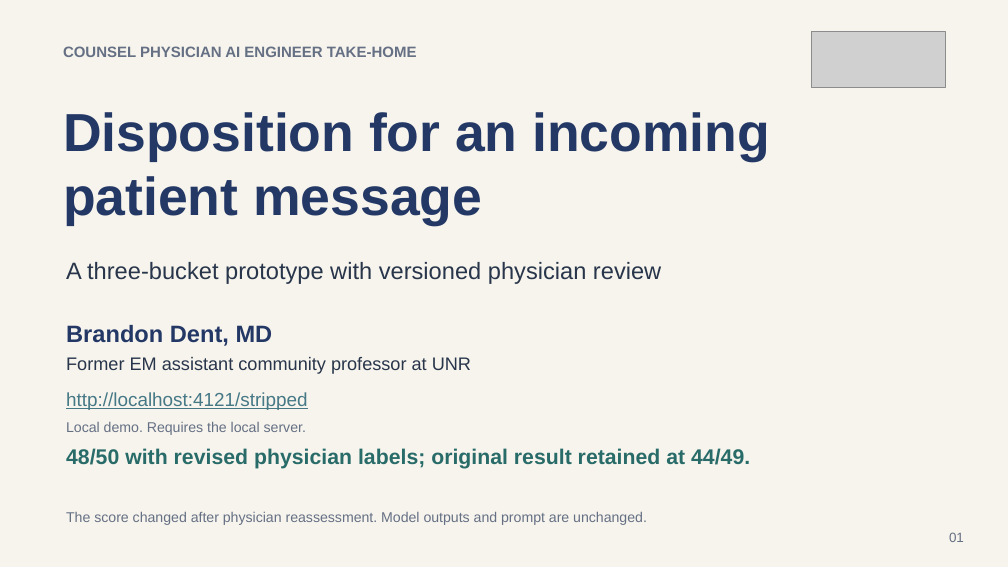
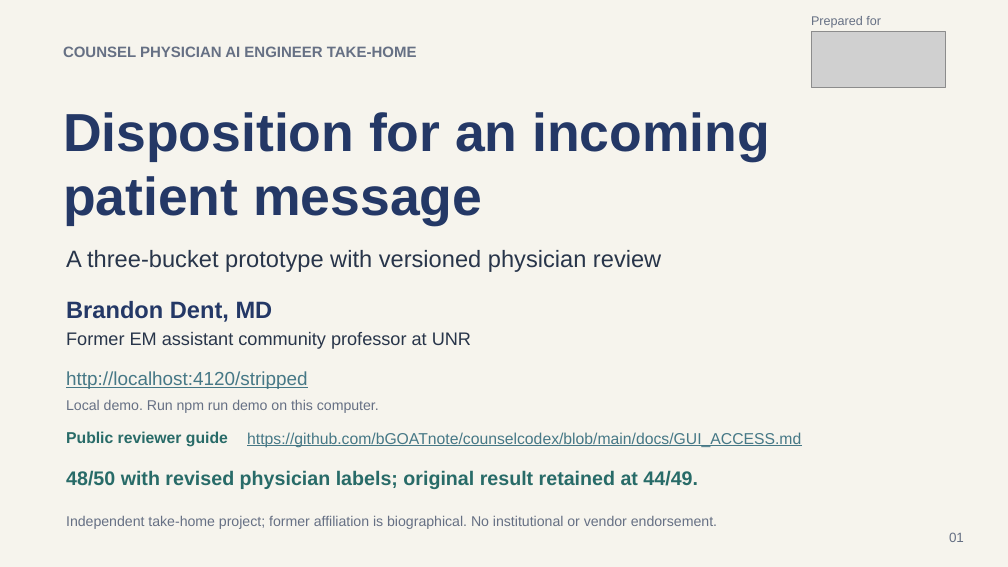
Before and after one commit to bGOATnote/counselcodex, a slide deck: slide 1 of output/submission-2026-09-15/counsel-disposition-take-home.pptx. Drawn at 1008x567 pixels with LibreOffice and Linux fonts; fonts in the diff are those of the drawing; grey boxes stand for pictures. Boxes give left, top, right and bottom in pixels: in the first picture for what was removed or moved away, otherwise in the second. Text is boxed around its words. In the diff, an @@ line names an element or a change of style, - is before the commit and + after.

Commit message:
Clarify demo access and independent project disclosures

```diff
--- a/output/submission-2026-09-15/counsel-disposition-take-home.pptx
+++ b/output/submission-2026-09-15/counsel-disposition-take-home.pptx
@@ text added at [811, 16, 881, 28], 12 pt, text #667084 @@
+Prepared for
@@ text "A three-bucket prototype with versioned ...": place and size @@
-text "A three-bucket prototype with versioned ..." at [66, 262, 661, 284]
+text "A three-bucket prototype with versioned ..." at [66, 250, 661, 272]
@@ text "Brandon Dent, MD": place and size @@
-text "Brandon Dent, MD" at [66, 325, 273, 346]
+text "Brandon Dent, MD" at [66, 301, 273, 322]
@@ text "Former EM assistant community professor ...": place and size @@
-text "Former EM assistant community professor ..." at [66, 357, 471, 374]
+text "Former EM assistant community professor ..." at [66, 332, 471, 349]
@@ text at [66, 371, 308, 389]: text changed @@
-http://localhost:4121/stripped
+http://localhost:4120/stripped
@@ text at [66, 400, 379, 413]: text changed @@
-Local demo. Requires the local server.
+Local demo. Run npm run demo on this computer.
@@ text added at [66, 431, 228, 447], 15 pt, text #286B68, bold @@
+Public reviewer guide
@@ text added at [247, 432, 801, 448], 15 pt, text #467886, underline @@
+https://github.com/bGOATnote/counselcodex/blob/main/docs/GUI_ACCESS.md
@@ text "48/50 with revised physician labels; ...": place and size @@
-text "48/50 with revised physician labels; ..." at [66, 448, 750, 469]
+text "48/50 with revised physician labels; ..." at [66, 470, 698, 489]
@@ text "48/50 with revised physician labels; ..." at [66, 470, 698, 489]: size 20.2 to 18.8 pt @@
@@ text removed at [66, 512, 647, 525] @@
-The score changed after physician reassessment. Model outputs and prompt are unchanged.
@@ text added at [66, 516, 717, 529], 13.5 pt, text #667084 @@
+Independent take-home project; former affiliation is biographical. No institutional or vendor endorsement.
```
Also in this commit, not shown: 22 other files.
